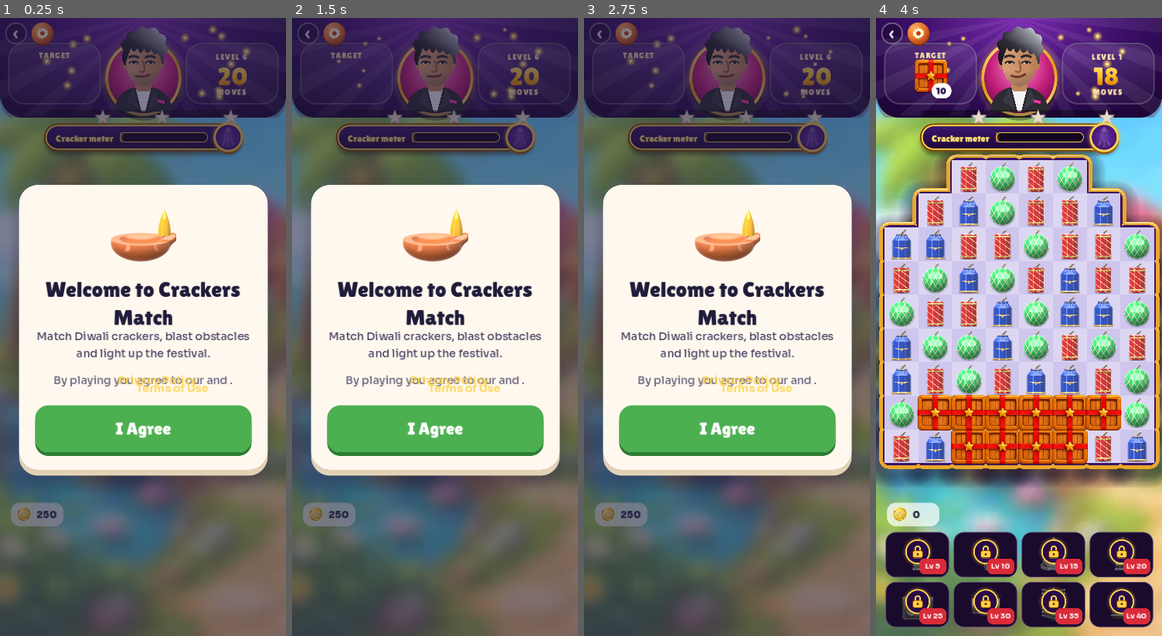
Above: before the commit, frames 1-4 (left to right).
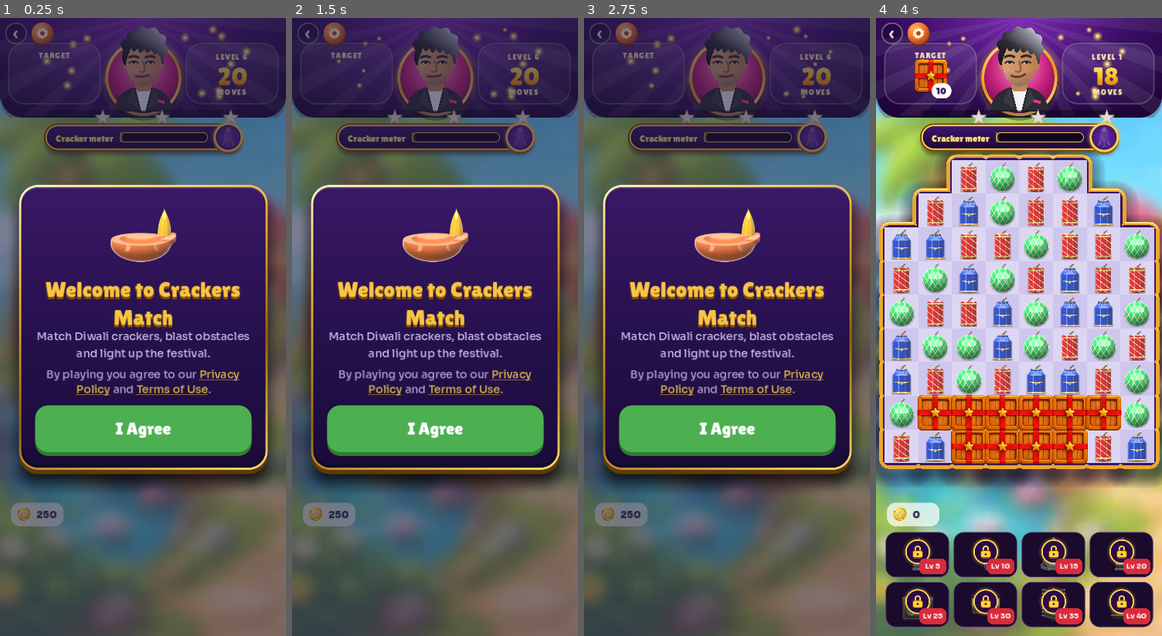
Above: after the commit, the same moments.

Repository: Retroraja/Crackers-Match
Game: Godot game, scene res://app.tscn
Same seed, same stepped clock (60 frames per second), same inputs: the game is played once before the commit and once after it.
Inputs (mouse positions are in pixels of both pictures, inside the frame that each line leads up to):
- Up to frame 1 (0.25 s): no input
- Up to frame 2 (1.5 s): tap Enter at 0.5 s; move the mouse to (497, 296) at 0.52 s; click (497, 296) at 0.67 s; tap Space at 1.25 s; drag from (377, 357) to (420, 450) at 1.27 s
- Up to frame 3 (2.75 s): tap Enter at 2 s; move the mouse to (755, 191) at 2.02 s; click (755, 191) at 2.17 s
- Up to frame 4 (4 s): tap Space at 2.75 s; drag from (1004, 450) to (933, 234) at 2.77 s; move the mouse to (1104, 419) at 3.52 s; click (1104, 419) at 3.67 s

The runs differ from the first frame. In frame 1, 36% of the frame differs, in the area x 5-95%, y 27-76%; in frame 2, 36%; in frame 3, 36%; in frame 4, nothing differs.

Commit message:
Godot: buy window, Coin Blast end and Welcome cards in the game theme (gold frame, purple, logo gold titles) [skip ci]
Co-Authored-By: Claude Opus 5.5 <noreply@anthropic.com>
Claude-Session: https://claude.ai/code/session_01JoFRX2jxjs8urZMTsPNHow

Diff:
--- a/godot/scripts/app/cm_app.gd
+++ b/godot/scripts/app/cm_app.gd
@@ -1239,6 +1239,71 @@
 	L_agree = WebLayout.new()
 	L_agree.build("res://ui/agree.json", stage)
 	L_agree.root.visible = false
+	theme_card(L_agree.nodes[1])
+	# "By playing you agree to our Privacy Policy and Terms of Use." as one centred line with gold links
+	var agl: Control = L_agree.nodes[5]
+	for ch in agl.get_children():
+		if ch is Control and ch.has_meta("web"):
+			ch.visible = false
+	if lbl(agl):
+		lbl(agl).visible = false
+	var rt := RichTextLabel.new()
+	rt.bbcode_enabled = true
+	rt.fit_content = true
+	rt.scroll_active = false
+	rt.add_theme_font_override("normal_font", WebLayout.font("Sora-500"))
+	rt.add_theme_font_size_override("normal_font_size", 15)
+	rt.add_theme_color_override("default_color", Color("#c9b6ea"))
+	rt.text = "[center]By playing you agree to our [color=#FFD24A][u]Privacy Policy[/u][/color] and [color=#FFD24A][u]Terms of Use[/u][/color].[/center]"
+	rt.size = agl.size
+	rt.mouse_filter = Control.MOUSE_FILTER_IGNORE
+	agl.add_child(rt)
+	L_buy.nodes[6].position.y += 6
+	theme_card(L_buy.nodes[1])
+	theme_card(L_be.nodes[4])
+
+
+# the game theme for the remaining white cards (16 Nov): raised gold frame, dark purple inside,
+# headings in the logo gold, other text light lilac (same as the Out of Moves card)
+func theme_card(card: Control) -> void:
+	var bx := boxr(card)
+	if bx:
+		bx.visible = false
+	var lay := WebLayout.new()
+	var sz := card.size
+	var fr := lay.make({"i": 0, "id": "", "tag": "div", "r": [0, 0, sz.x, sz.y], "op": 1, "box": {"bg": [LoseUI.lin(160, [[0, "#fff3c0"], [0.3, "#e9b23a"], [0.65, "#9a6210"], [1, "#f7d878"]])],
+		"rad": [26, 26, 26, 26], "sh": [LoseUI.sh(0, 6, 0, "#5e3a07"), LoseUI.sh(0, 18, 40, "#000000cc")]}}, Vector2.ZERO)
+	var inn := lay.make({"i": 0, "id": "", "tag": "div", "r": [3, 3, sz.x - 6, sz.y - 6], "op": 1, "box": {"bg": [LoseUI.lin(180, [[0, "#3a1866"], [0.6, "#24104a"], [1, "#1b0b38"]])], "rad": [23, 23, 23, 23],
+		"sh": [LoseUI.sh(0, 2, 0, "#ffffff22", true), LoseUI.sh(0, -3, 8, "#00000088", true)]}}, Vector2.ZERO)
+	card.add_child(fr)
+	card.move_child(fr, 0)
+	card.add_child(inn)
+	card.move_child(inn, 1)
+	_theme_text(card)
+
+func _theme_text(c: Control) -> void:
+	for ch in c.get_children():
+		if not ch is Control:
+			continue
+		var w: Dictionary = ch.get_meta("web", {})
+		var cls: String = w.get("cls", "")
+		if w.get("tag", "") == "button" and not cls.contains("ghost"):
+			continue
+		if cls.begins_with("adb") or cls.contains("ribbon"):
+			continue
+		var l := lbl(ch)
+		if l and l.label_settings:
+			var col: Color = l.label_settings.font_color
+			if col.get_luminance() < 0.45:
+				var ls: LabelSettings = l.label_settings
+				if ls.font_size >= 24:
+					ls.font_color = Color("#f6c445")
+					ls.shadow_color = Color("#8a5300")
+					ls.shadow_offset = Vector2(0, 3)
+					ls.shadow_size = 1
+				else:
+					ls.font_color = Color("#c9b6ea")
+		_theme_text(ch)
 
 # ---------------------------------------------------------------- toast and popups
 func _build_toast() -> void:
@@ -2065,6 +2130,8 @@
 	sfx.duck(0.12)
 	sfx.play("fanfare", 0.7)
 	var wc: Control = L_be.nodes[4]
+	wc.scale = Vector2.ONE
+	wc.remove_meta("base")
 	Anim.play(wc, "wcin", 0.55, 0.1, "cubic-bezier(.2,1.4,.4,1)")
 	Anim.play(L_be.node("beNext"), "fin", 0.4, 1.6)
 	var st := {"n": 0}
@@ -2412,6 +2479,10 @@
 		gset(true)
 	elif t == "popup":
 		popup("You got", [["art/ui-coin.webp", "+500 coins", "You have 750"], ["crk:b6", "+3 Rocket", "You have 5"]])
+	elif t == "agree":
+		open_modal(L_card.root, false)
+		open_modal(L_hard.root, false)
+		open_modal(L_agree.root, true)
 	elif t == "toast":
 		toast28("3 free Lakshmi Vedi Hammers! Drag one onto the board.")
 	if a.has("shot"):
